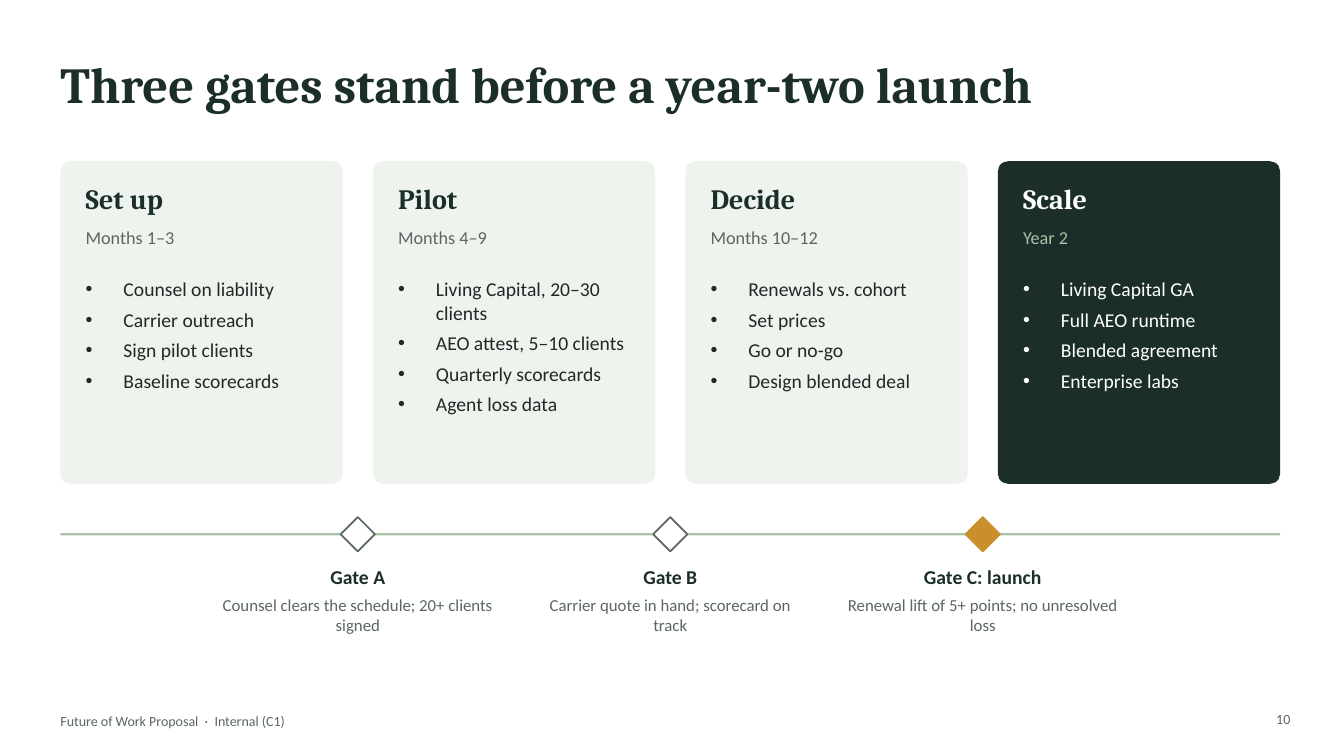
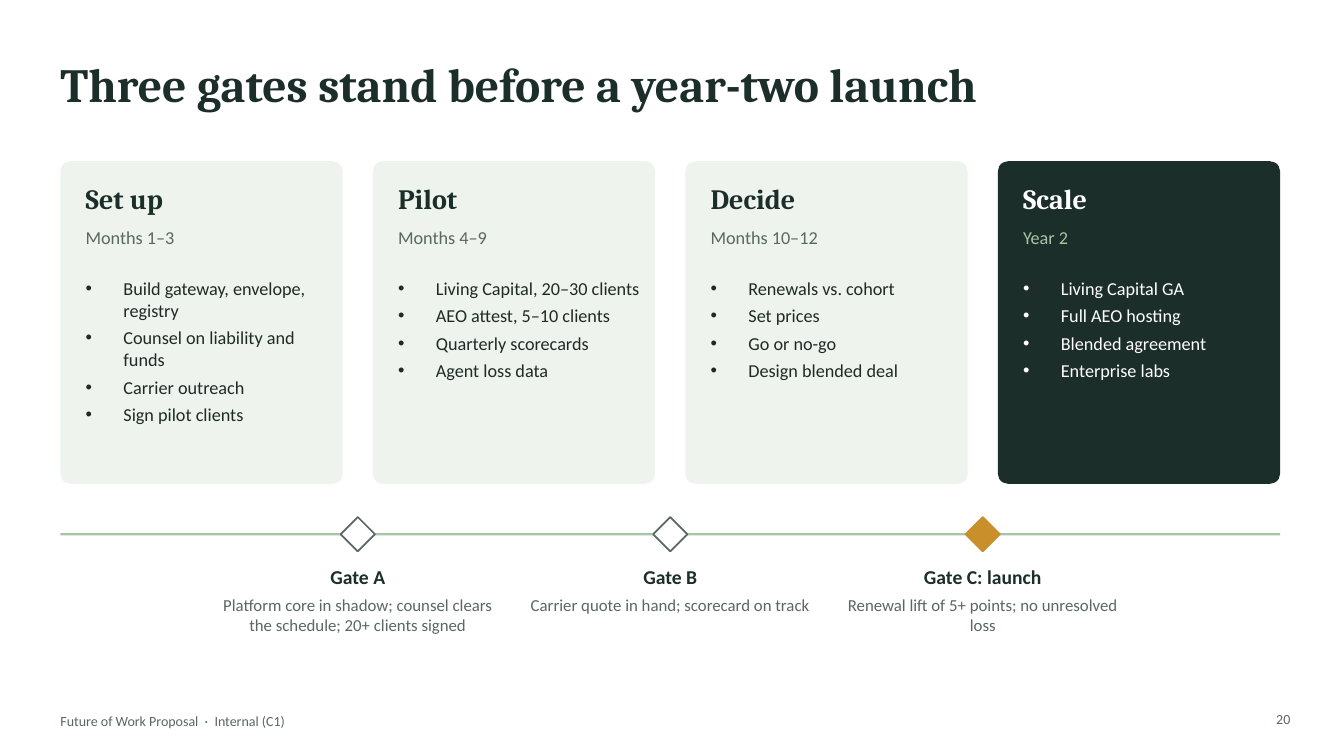
Before and after one commit to jeffw5/PLM-Dashboard, a slide deck: slide 20 of HR Services Provider/The Future of Work/Future-of-Work-Proposal.pptx (slide 10 before the commit). Drawn at 1344x756 pixels with LibreOffice and Linux fonts; fonts in the diff are those of the drawing. Boxes give left, top, right and bottom in pixels: in the first picture for what was removed or moved away, otherwise in the second. Text is boxed around its words. In the diff, an @@ line names an element or a change of style, - is before the commit and + after.

```diff
--- a/HR Services Provider/The Future of Work/Future-of-Work-Proposal.pptx
+++ b/HR Services Provider/The Future of Work/Future-of-Work-Proposal.pptx
@@ title "Three gates stand before a ..." at box(60, 68, 976, 112): size 36 to 34 pt @@
@@ text at box(123, 282, 305, 366): text changed; size 14 to 13 pt @@
-• Counsel on liability
+• Build gateway, envelope, registry
+• Counsel on liability and funds
@@ text "Living Capital, 20–30 clients" at box(436, 282, 640, 380): size 14 to 13 pt; less space between paragraphs @@
@@ text "Renewals vs. cohort" at box(748, 282, 898, 380): size 14 to 13 pt; less space between paragraphs @@
@@ text at box(1061, 282, 1206, 380): size 14 to 13 pt in "Living Capital GA", "Blended agreement", "Enterprise labs"; less space between paragraphs @@
@@ text at box(1061, 309, 1180, 325): text changed; size 14 to 13 pt @@
-• Full AEO runtime
+• Full AEO hosting
@@ text at box(123, 374, 279, 388): paragraph removed @@
-• Baseline scorecards
@@ text at box(123, 381, 244, 424): size 14 to 13 pt in "Carrier outreach", "Sign pilot clients"; less space between paragraphs @@
@@ text at box(223, 599, 492, 634): text changed @@
-Counsel clears the schedule; 20+ clients signed
+Platform core in shadow; counsel clears the schedule; 20+ clients signed
@@ text "Carrier quote in hand; scorecard ..." rewrapped from box(550, 599, 791, 631) to box(531, 599, 809, 614) @@
@@ page number at box(1276, 715, 1290, 724): text changed @@
-10
+20
```
Also in this commit, not shown: 10 other slides changed, 27 slides added, 6 slides removed.
